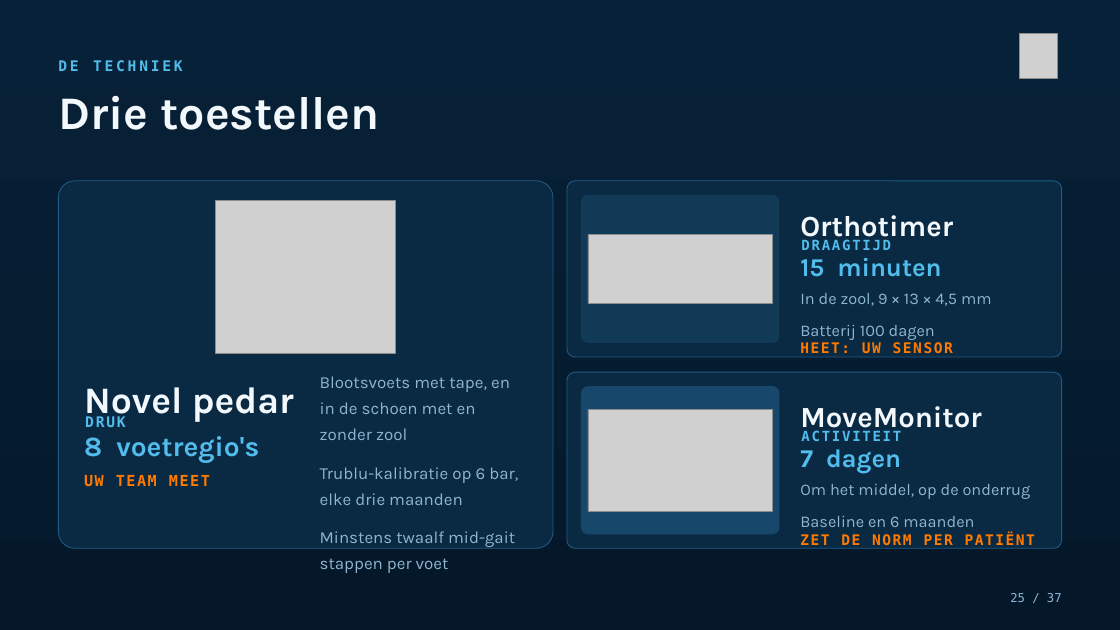
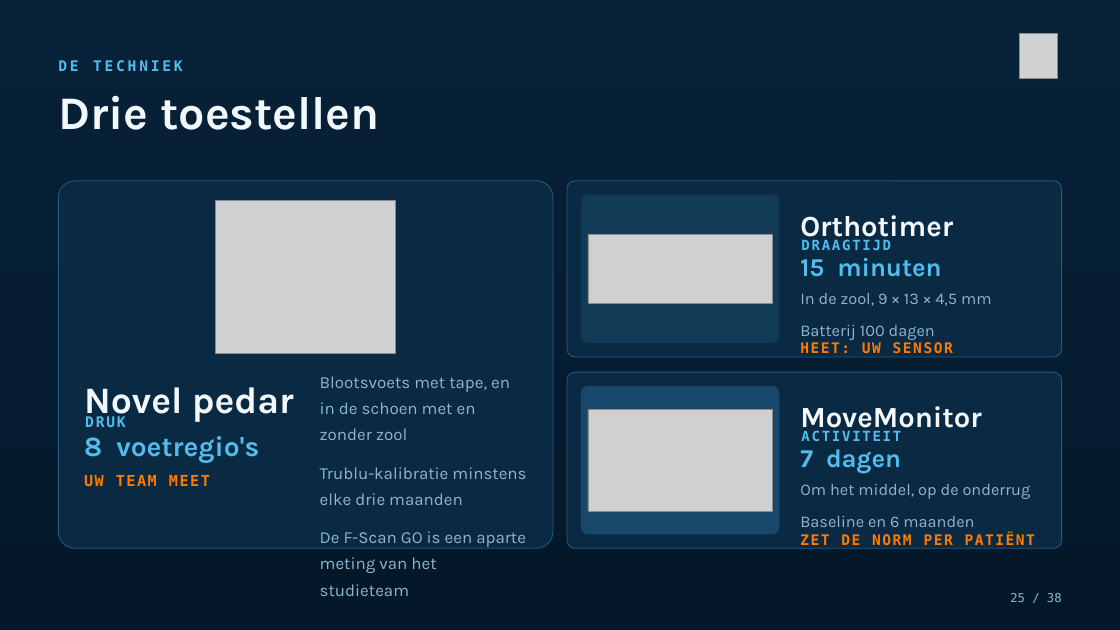
Before and after one commit to Dellfs/paradise-project, a slide deck: slide 25 of PARADISE_presentatie/PARADISE_opleidingssessie_voetklinieken.pptx. Drawn at 1120x630 pixels with LibreOffice and Linux fonts; fonts in the diff are those of the drawing; grey boxes stand for pictures. Boxes give left, top, right and bottom in pixels: in the first picture for what was removed or moved away, otherwise in the second. Text is boxed around its words. In the diff, an @@ line names an element or a change of style, - is before the commit and + after.

```diff
--- a/PARADISE_presentatie/PARADISE_opleidingssessie_voetklinieken.pptx
+++ b/PARADISE_presentatie/PARADISE_opleidingssessie_voetklinieken.pptx
@@ text at box(320, 467, 526, 596): text changed @@
-Trublu-kalibratie op 6 bar, elke drie maanden
-Minstens twaalf mid-gait stappen per voet
+Trublu-kalibratie minstens elke drie maanden
+De F-Scan GO is een aparte meting van het studieteam
@@ text at box(1010, 593, 1062, 602): text changed @@
-25 / 37
+25 / 38
```
Also in this commit, not shown: 35 other slides changed, 1 slide added, 1 other file.
